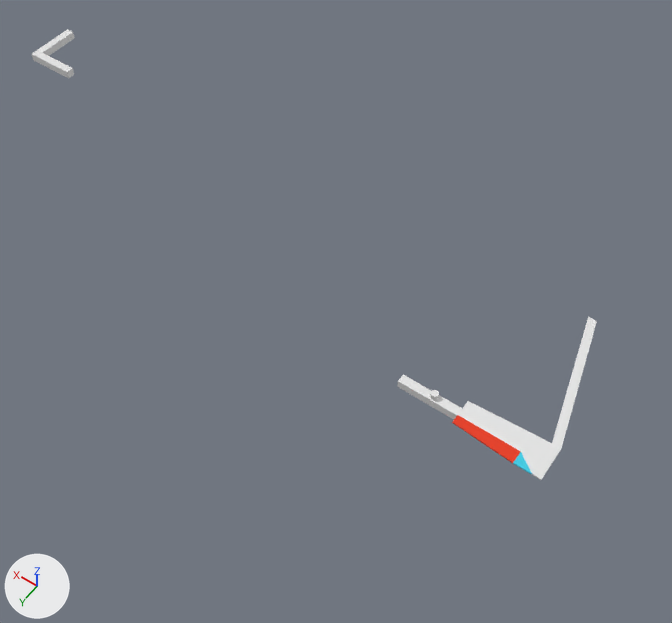
The Blender file Art/LoganB/FinalStageV1.blend as it was, and as the next commit left it.
Both versions are drawn from a 50 mm camera at (-21.4, 46.7, 78.9) aimed at (14.6, -3.7, -0.4). Lighting does not change. The marker at lower left points along +X, +Y and +Z.
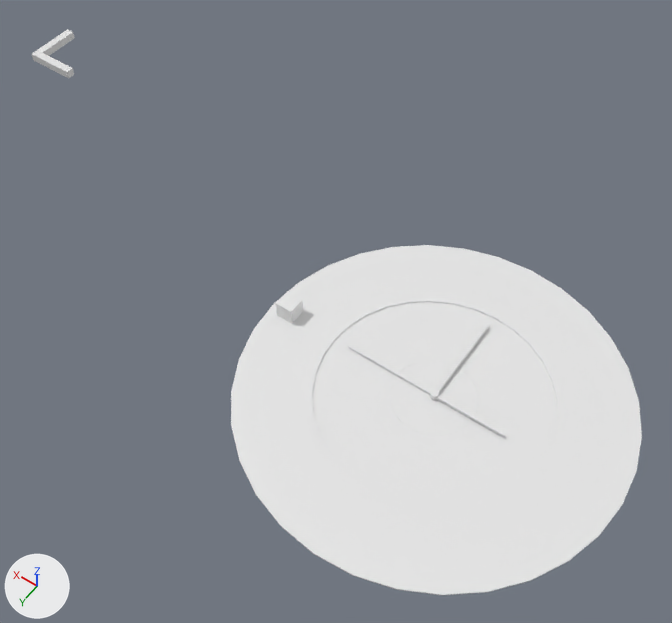
Location of each change, [x1, y1, x2, y2] in pixels of the pictures (672 x 623 px; the box of a moved part takes in the faces that stretch with it):
'Circle', added
    after: [231, 245, 642, 595]
'Circle.002', added
    after: [312, 302, 557, 508]
'Circle.003', added
    after: [360, 338, 508, 462]
'Cylinder.001', added
    after: [390, 361, 479, 436]
'Cube.004', reshaped, moved, turned, rescaled
    before: [452, 415, 532, 474]
    after: [276, 291, 303, 324]
'Cube.002', reshaped, moved, rescaled (44% narrower)
    before: [458, 408, 552, 473]
    after: [437, 324, 489, 392]
'Cube.006', deleted
    before: [552, 317, 597, 448]
'Cube.001', reshaped, moved, rescaled, modifiers changed
    before: [397, 375, 462, 419]
    after: [348, 345, 431, 394]
'Cube.005', deleted
    before: [532, 444, 561, 480]
part 3 of me_cube_002, moved or reshaped
    before: [463, 401, 550, 444]
    after: [437, 395, 505, 437]

The change, as a diff of the scene's bpy script:
```diff
--- a/Art/LoganB/FinalStageV1.blend.py
+++ b/Art/LoganB/FinalStageV1.blend.py
@@ me_cube_001 @@
 # used by ob_cube_001; location = (0.0, 0.0, 0.0); scale = (0.5, 0.5, 0.5)
-me_cube_001.from_pydata(...)  # 33 vertices, 13 faces; spans x 0.0..7.98, y -1.0..1.0, z -1.0..1.0
+me_cube_001.from_pydata(...)  # 8 vertices, 6 faces; spans x -1.0..117.97, y -1.0..1.0, z -1.0..1.0
+# me_cube_001 part 1: the whole mesh is rebuilt
@@ me_cube_003 @@
 # used by ob_cube_002; location = (-3.5, 0.0, 1.0); scale = (0.5, 0.5, 0.5)
-me_cube_003.from_pydata(...)  # 20 vertices, 18 faces; spans x -17.0..1.0, y -4.0..4.0, z -1.0..-0.7
+me_cube_003.from_pydata(...)  # 8 vertices, 6 faces; spans x -1.0..1.0, y -93.6..1.0, z -1.0..1.0
+# me_cube_003 part 2
+# 16 vertices are removed from x -17.0..1.0, y -4.0..4.0, z -1.0..-0.7
+# 17 faces are deleted
+# 2 vertices move from x -1.0..1.0, y 1.0, z -0.7 to x -1.0..1.0, y 1.0, z 1.0
+# 4 vertices are added at (-1.0, -93.6, -1.0), (-1.0, -93.6, 1.0), (1.0, -93.6, -1.0), (1.0, -93.6, 1.0)
+# 5 new faces join them
@@ me_cube_002 @@
 me_cube_002.from_pydata(...)  # 8 vertices, 6 faces; spans x -6.0..12.0, y -1.0..2.0, z 1.0..1.3
 # used by ob_cube_003; location = (-9.0, -1.5, 0.0); scale = (0.5, 0.5, 0.5)
-me_cube_002.vertices[0].co = (-6.0, -1.0, 1.0)  # pixel (551, 444)
-me_cube_002.vertices[1].co = (-6.0, -1.0, 1.3)  # pixel (551, 443)
-me_cube_002.vertices[2].co = (-2.0, 2.0, 1.0)  # pixel (525, 444)
-me_cube_002.vertices[3].co = (-2.0, 2.0, 1.3)  # pixel (525, 444)
-me_cube_002.vertices[4].co = (12.0, 0.0, 1.0)  # pixel (467, 401)
-me_cube_002.vertices[5].co = (12.0, 0.0, 1.3)  # pixel (468, 400)
-me_cube_002.vertices[6].co = (12.0, 2.0, 1.0)  # pixel (462, 408)
-me_cube_002.vertices[7].co = (12.0, 2.0, 1.3)  # pixel (462, 407)
+# me_cube_002 part 3
+me_cube_002.vertices[0].co = (-46.4, -1.0, -1.0)  # pixel (504, 434)
+me_cube_002.vertices[1].co = (-46.4, -1.0, 1.0)  # pixel (505, 433)
+me_cube_002.vertices[2].co = (-46.4, 1.0, -1.0)  # pixel (502, 437)
+me_cube_002.vertices[3].co = (-46.4, 1.0, 1.0)  # pixel (503, 435)
+me_cube_002.vertices[4].co = (1.0, -1.0, -1.0)
+me_cube_002.vertices[5].co = (1.0, -1.0, 1.0)  # pixel (438, 394)
+me_cube_002.vertices[6].co = (1.0, 1.0, -1.0)  # pixel (436, 398)
+me_cube_002.vertices[7].co = (1.0, 1.0, 1.0)  # pixel (436, 396)
@@ me_cube_005 @@
 # used by ob_cube_004; location = (-9.0, 1.5, 1.1); rotation_euler = (0.0, 3.142, 3.142), in degrees (0, 180, 180); scale = (0.5, 0.5, 0.5)
-me_cube_005.from_pydata(...)  # 12 vertices, 10 faces; spans x -6.0..12.0, y -1.0..2.0, z 1.0..1.3
-me_cube_005.materials.append(mat_test1)  # orange #e73300
-me_cube_005.materials.append(mat_test2)  # cyan #35cde7
+me_cube_005.from_pydata(...)  # 8 vertices, 6 faces; spans x -1.0..1.0, y -1.0..1.0, z -1.0..1.0
+# me_cube_005 part 4: the whole mesh is rebuilt
@@ ob_cube_001 @@
 ob_cube_001 = bpy.data.objects.new('Cube.001', me_cube_001)
-ob_cube_001.location = (0.0, 0.0, 0.0)
-ob_cube_001.scale = (0.5, 0.5, 0.5)
-_m = ob_cube_001.modifiers.new('Mirror', 'MIRROR')
-_m.use_clip = True
+ob_cube_001.location = (0.3, 0.0, 0.8)
+ob_cube_001.scale = (0.0854, 0.0854, 0.0854)
@@ ob_cube_002 @@
 ob_cube_002 = bpy.data.objects.new('Cube.002', me_cube_003)
-ob_cube_002.location = (-3.5, 0.0, 1.0)
-ob_cube_002.scale = (0.5, 0.5, 0.5)
+ob_cube_002.location = (0.0, -0.5, 0.9)
+ob_cube_002.scale = (0.109, 0.109, 0.109)
@@ ob_cube_004 @@
 ob_cube_004 = bpy.data.objects.new('Cube.004', me_cube_005)
-ob_cube_004.location = (-9.0, 1.5, 1.1)
-ob_cube_004.rotation_euler = (0.0, 3.142, 3.142)  # degrees (0, 180, 180)
-ob_cube_004.scale = (0.5, 0.5, 0.5)
+ob_cube_004.location = (18.0, 0.0, 1.6)
@@ ob_cube_005 @@
-ob_cube_005 = bpy.data.objects.new('Cube.005', me_cube_006)
@@ ob_cube_006 @@
-ob_cube_006 = bpy.data.objects.new('Cube.006', me_cube_008)
@@ ob_cylinder_001 @@
+ob_cylinder_001 = bpy.data.objects.new('Cylinder.001', me_cylinder_001)  # a 32-sided cylinder along z spanning x -1.0..1.0, y -1.0..1.0, z -0.11..0.11
+ob_cylinder_001.location = (0.0, 0.0, 0.0)
+ob_cylinder_001.scale = (4.42, 4.42, 4.42)
@@ ob_circle_003 @@
+ob_circle_003 = bpy.data.objects.new('Circle.003', me_circle_003)  # 128 vertices, 128 faces; spans x -1.25..1.25, y -1.25..1.25, z -0.08..0.09
+ob_circle_003.location = (0.0, 0.0, 0.0)
+ob_circle_003.scale = (5.91, 5.91, 5.91)
@@ ob_circle_002 @@
+ob_circle_002 = bpy.data.objects.new('Circle.002', me_circle_002)  # 128 vertices, 128 faces; spans x -1.25..1.25, y -1.25..1.25, z 0.0..0.1
+ob_circle_002.location = (0.0, 0.0, -0.5)
+ob_circle_002.scale = (9.75, 9.75, 9.75)
@@ ob_circle @@
+ob_circle = bpy.data.objects.new('Circle', me_circle)  # 128 vertices, 128 faces; spans x -1.25..1.25, y -1.25..1.25, z 0.03..0.04
+ob_circle.location = (0.0, 0.0, 0.0)
+ob_circle.scale = (16.2, 16.2, 16.2)
```
